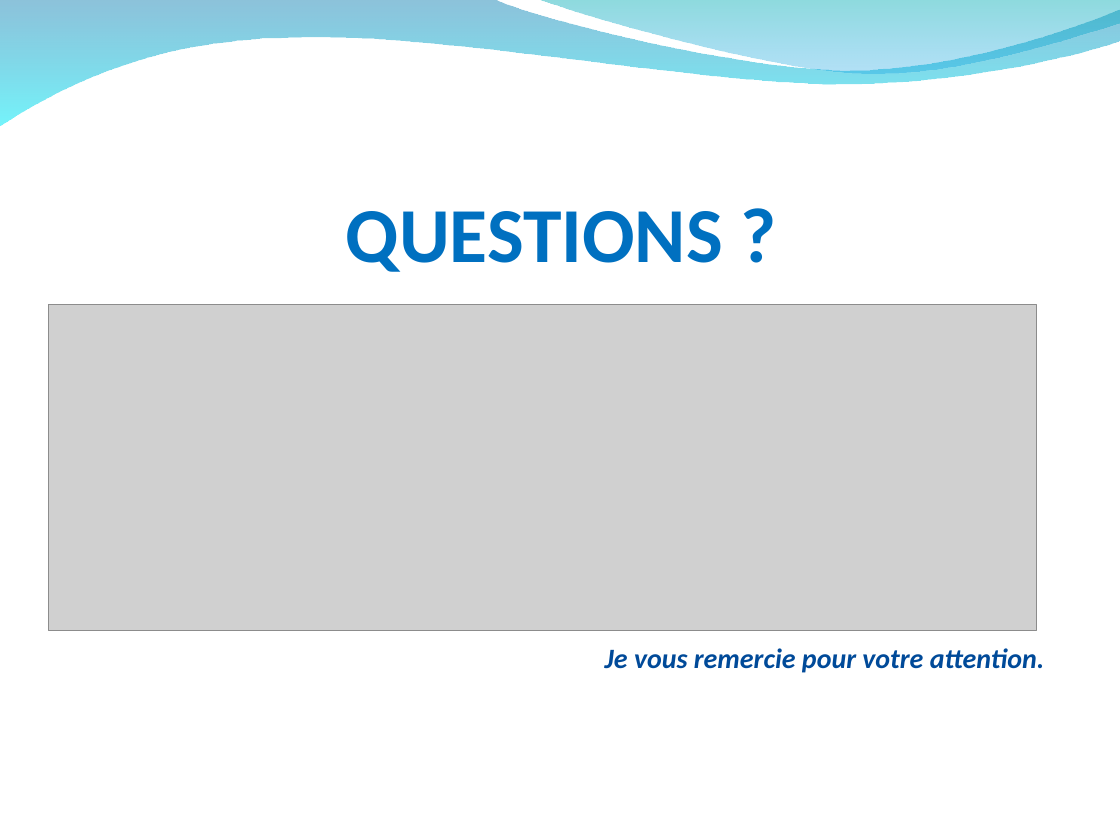
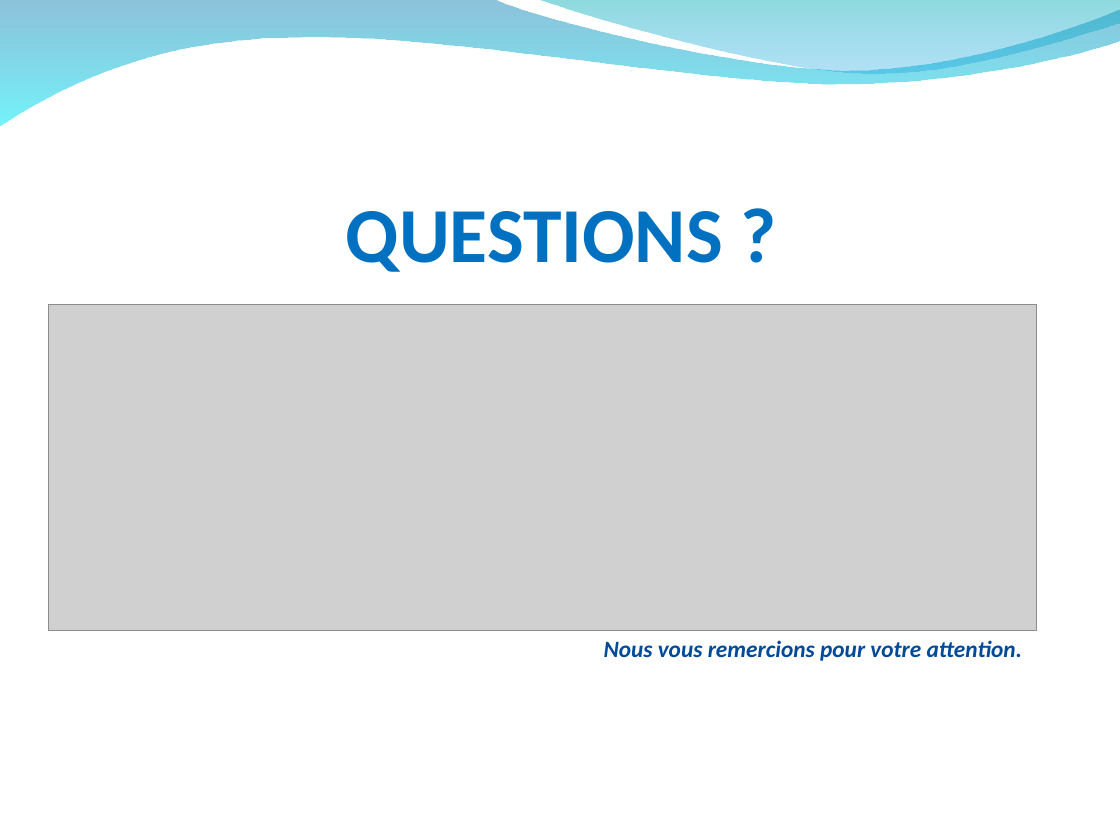
Before and after one commit to hardware/AscenseurPoissons, a slide deck: slide 25 of DOSSIERS A RENDRE/RevueAnalysePPT.ppt (slide 28 before the commit). Drawn at 1120x840 pixels with LibreOffice and Linux fonts; fonts in the diff are those of the drawing; grey boxes stand for pictures; background and template pictures are left out. Boxes give left, top, right and bottom in pixels: in the first picture for what was removed or moved away, otherwise in the second. Text is boxed around its words. In the diff, an @@ line names an element or a change of style, - is before the commit and + after.

```diff
--- a/DOSSIERS A RENDRE/RevueAnalysePPT.ppt
+++ b/DOSSIERS A RENDRE/RevueAnalysePPT.ppt
@@ text at [604, 640, 1022, 661]: text changed; size 18 to 15 pt @@
-Je vous remercie pour votre attention.
+Nous vous remercions pour votre attention.
```
Also in this commit, not shown: 8 other slides changed, 10 slides added, 13 slides removed.
